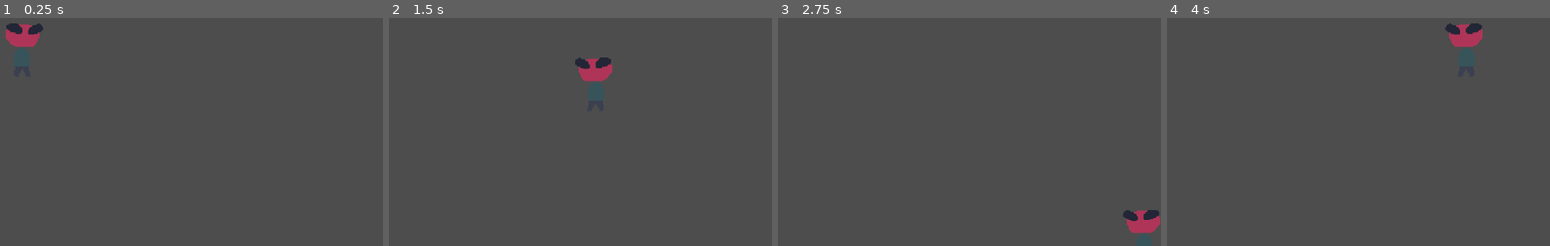
Above: before the commit, frames 1-4 (left to right).
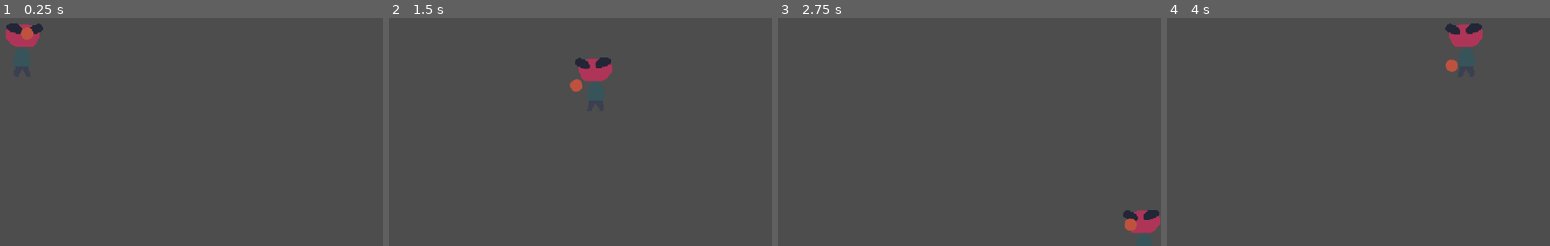
Above: after the commit, the same moments.

Repository: artemvandalovski/Salty-John
Game: Godot game, scene res://scenes/Level.tscn
The game is run twice, just before and just after one commit, with the same random seed, the same clock (stepped at 60 frames per second) and the same inputs.
Inputs (mouse positions are in pixels of both pictures, inside the frame that each line leads up to):
- Up to frame 1 (0.25 s): no input
- Up to frame 2 (1.5 s): tap Enter at 0.5 s; move the mouse to (569, 24) at 0.52 s; hold D (right) 0.53-1.28 s; move the mouse to (outside the picture) at 1.27 s; hold S (down) from 1.28 s (still down)
- Up to frame 3 (2.75 s): move the mouse to (outside the picture) at 2.02 s; release S (down) at 2.03 s; hold D (right) from 2.03 s (still down)
- Up to frame 4 (4 s): move the mouse to (outside the picture) at 2.77 s; release D (right) at 2.78 s; hold W (up) 2.78-3.53 s; move the mouse to (1404, 104) at 3.52 s; hold A (left) from 3.53 s (still down)

The runs differ from the first frame. In frame 1, 0.1% of the frame differs, in the area x 5-9%, y 3-10%; in frame 2, 0.1%, in the area x 47-51%, y 26-33%; in frame 3, 0.1%; in frame 4, 0.1%.

Commit message:
fists follow mouse

Diff:
--- a/entities/player/John.tscn
+++ b/entities/player/John.tscn
@@ -22,5 +22,5 @@
 position = Vector2(0, 8)
 script = ExtResource("3_mpuh5")
 
-[node name="Hands" type="Marker2D" parent="WeaponContainer"]
+[node name="Hand" type="Marker2D" parent="WeaponContainer"]
 position = Vector2(32, 0)
--- a/entities/player/WeaponContainer.gd
+++ b/entities/player/WeaponContainer.gd
@@ -2,11 +2,21 @@
 
 const FISTS: PackedScene = preload("res://entities/player/Fists.tscn")
 
-# Called when the node enters the scene tree for the first time.
-func _ready():
-	pass # Replace with function body.
+@export var default_weapon: PackedScene = FISTS
+
+@onready var hand = $Hand
+
+var current_weapon: Node2D = null
 
 
-# Called every frame. 'delta' is the elapsed time since the previous frame.
+func _ready():
+	set_weapon(default_weapon.instantiate())
+
+
 func _process(delta):
-	pass
+	look_at(get_global_mouse_position())
+
+
+func set_weapon(weapon: Node2D):
+	hand.add_child(weapon)
+	current_weapon = weapon
